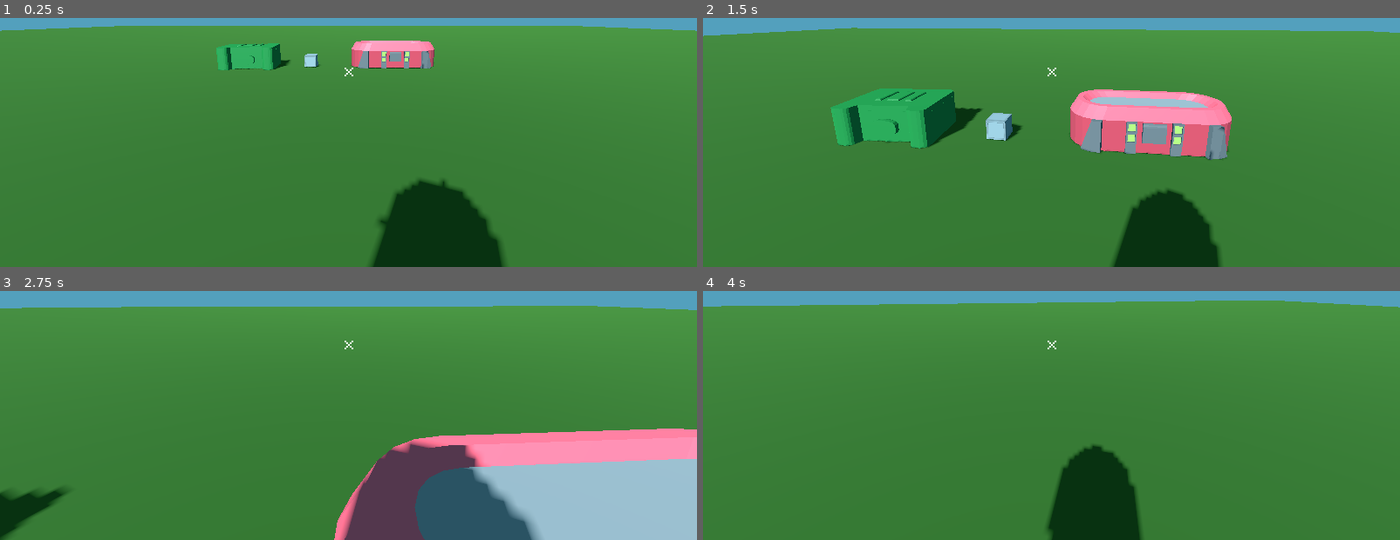
Above: before the commit, frames 1-4 (two rows, left to right).
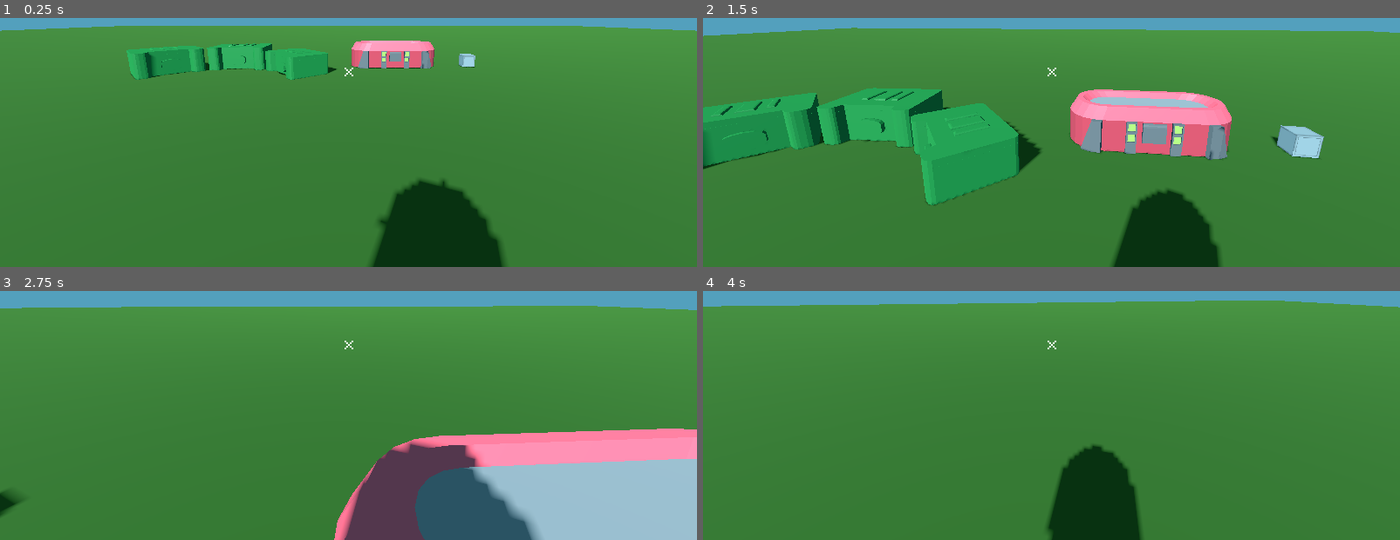
Above: after the commit, the same moments.

Repository: DaanDesloovere/BorderlandsFanGame
Game: Godot game, scene res://DevScene.tscn
Two runs of this game, one before a commit and one after it. Both use one fixed random seed, a clock stepped at 60 frames per second and the inputs below.
Inputs (mouse positions are in pixels of both pictures, inside the frame that each line leads up to):
- Up to frame 1 (0.25 s): no input
- Up to frame 2 (1.5 s): tap Enter at 0.5 s; move the mouse to (1086, 70) at 0.52 s; hold E (Interact) 0.53-1.28 s; hold W (Forwards) from 0.53 s (still down); tap Space (Jump) at 0.77 s; move the mouse to (1016, 72) at 1.27 s; tap E (Interact) at 1.35 s
- Up to frame 3 (2.75 s): keep holding W (Forwards); tap Space (Jump) at 1.52 s; move the mouse to (362, 338) at 2.02 s; hold E (Interact) from 2.03 s (still down)
- Up to frame 4 (4 s): keep holding W (Forwards); tap Space (Jump) at 2.75, 3.02, 3.77 s; move the mouse to (1044, 350) at 2.77 s; release E (Interact) at 2.78 s; tap E (Interact) at 2.85 s; move the mouse to (1100, 348) at 3.52 s; hold E (Interact) from 3.53 s (still down)

The runs differ from the first frame. In frame 1, 2.6% of the frame differs, in the area x 18-69%, y 10-25%; in frame 2, 11%, in the area x 0-90%, y 27-76%; in frame 3, 0.8%; in frame 4, nothing differs.

Commit message:
2-10-2025

Diff:
--- a/GODOT/borderlandsfangame/Assets/UI/FloatingText.tscn
+++ b/GODOT/borderlandsfangame/Assets/UI/FloatingText.tscn
@@ -2,9 +2,22 @@
 
 [ext_resource type="Script" path="res://Scripts/FloatingText.gd" id="1_wpo3e"]
 
-[node name="Labels" type="Label"]
-offset_left = 1006.0
-offset_top = 429.0
-offset_right = 1133.0
-offset_bottom = 479.0
+[node name="ColorRect" type="ColorRect"]
+offset_right = 200.0
+offset_bottom = 40.0
+color = Color(0.385493, 0.385492, 0.385492, 1)
 script = ExtResource("1_wpo3e")
+
+[node name="Labels" type="Label" parent="."]
+offset_top = 8.0
+offset_right = 1.0
+offset_bottom = 31.0
+
+[node name="ColorRect" type="ColorRect" parent="."]
+z_index = -1
+layout_mode = 0
+offset_left = -3.0
+offset_top = -3.0
+offset_right = 203.0
+offset_bottom = 43.0
+color = Color(0.0885599, 0.0885599, 0.0885599, 1)
--- a/GODOT/borderlandsfangame/DevScene.tscn
+++ b/GODOT/borderlandsfangame/DevScene.tscn
@@ -72,13 +72,13 @@
 offset_bottom = 40.0
 
 [node name="DahlAmmobox" parent="." instance=ExtResource("3_67gt3")]
-transform = Transform3D(0.0496865, 0, -0.998765, 0, 1, 0, 0.998765, 0, 0.0496865, -3.78549, 0.349862, -3.65349)
+transform = Transform3D(0.0496865, 0, -0.998765, 0, 1, 0, 0.998765, 0, 0.0496865, -4.10597, 0.349862, -3.65349)
 
 [node name="RedChest" parent="." instance=ExtResource("3_tco2t")]
 transform = Transform3D(0.653995, 0, 0, 0, 0.653995, 0, 0, 0, 0.653995, 0.766881, 0.661834, -3.93414)
 
 [node name="AmmoSafe" parent="." instance=ExtResource("4_6vlxm")]
-transform = Transform3D(-0.0546365, 0, -0.998506, 0, 1, 0, 0.998506, 0, -0.0546365, -1.45401, 0.230397, -3.69933)
+transform = Transform3D(-0.0546365, 0, -0.998506, 0, 1, 0, 0.998506, 0, -0.0546365, 4.63007, 0.230397, -3.69933)
 
 [node name="WorldEnvironment" type="WorldEnvironment" parent="."]
 environment = SubResource("Environment_3gbkl")
@@ -87,3 +87,9 @@
 script = ExtResource("9_7l8dq")
 BodyParts = [ExtResource("10_igiwq")]
 BarrelParts = [ExtResource("11_myr8o")]
+
+[node name="DahlAmmobox2" parent="." instance=ExtResource("3_67gt3")]
+transform = Transform3D(0.708906, 0, -0.705303, 0, 1, 0, 0.705303, 0, 0.708906, -6.33343, 0.338678, -2.66275)
+
+[node name="DahlAmmobox3" parent="." instance=ExtResource("3_67gt3")]
+transform = Transform3D(-0.770969, 0, -0.636872, 0, 1, 0, 0.636872, 0, -0.770969, -1.84174, 0.234032, -2.67487)
--- a/GODOT/borderlandsfangame/Scripts/Ammo.gd
+++ b/GODOT/borderlandsfangame/Scripts/Ammo.gd
@@ -8,7 +8,7 @@
 var Player : Node3D
 
 func _on_body_entered(body: Node3D) -> void:
-	if body.is_in_group("Player") and not PickedUp:
+	if body.is_in_group("Player") and not PickedUp and body.AmmoArray[type] < body.MaxAmmoArray[type]:
 		PickedUp = true
 		Player = body
 		await get_tree().create_timer(1.5).timeout
--- a/GODOT/borderlandsfangame/Scripts/Constants.gd
+++ b/GODOT/borderlandsfangame/Scripts/Constants.gd
@@ -1,6 +1,21 @@
 class_name Constants extends Node
 
 enum AmmoType {
+	AssaultRifle=0,
+	SubMachineGun=1,
+	ShotGun=2,
+	SniperRifle=3,
+	Launcher=4,
+	Pistol=5
+}
+
+enum HudPickupType {
+	Gun=0,
+	Money=1,
+	Ammo=2
+}
+
+enum GunType {
 	AssaultRifle=0,
 	SubMachineGun=1,
 	ShotGun=2,
--- a/GODOT/borderlandsfangame/Scripts/FloatingText.gd
+++ b/GODOT/borderlandsfangame/Scripts/FloatingText.gd
@@ -1,9 +1,12 @@
-extends Label
+extends ColorRect
 
 @export var float_time : float = 1.0
 
 func _ready() -> void:
-	modulate.a = 1.0
+	var endPosition = self.global_position - Vector2(280,0)
 	var tween = create_tween()
+	tween.tween_property(self, "global_position", endPosition, 0.3).set_trans(Tween.TRANS_SINE).set_ease(Tween.EASE_IN)
+	tween.tween_property(self, "modulate:a", 1.0, float_time*3)
 	tween.tween_property(self, "modulate:a", 0.0, float_time)
-	tween.finished.connect(queue_free)
+	await tween.finished
+	queue_free()
--- a/GODOT/borderlandsfangame/Scripts/HUD.gd
+++ b/GODOT/borderlandsfangame/Scripts/HUD.gd
@@ -1,10 +1,66 @@
 extends CanvasLayer
 
 @onready var floating_numbers = $FloatingNumbers
+var HudQueue : Array = []
+var CurrentlyProcessing: int = 0
+var boolTopSpot : bool = false
+var boolMiddleSpot : bool = false
+var boolBottomSpot : bool = false
 
-func SpawnMoneyUpdate(amount: int, world_pos: Vector3, camera: Camera3D) -> void:
+func SpawnMoneyUpdate(amount: String, camera: Camera3D) -> void:
 	var floating_scene = preload("res://Assets/UI/FloatingText.tscn")
 	var text = floating_scene.instantiate()
-	text.text = "+$%d" % amount
-	# project world position to screen
+	# make it appear in the bottom right hand corner
+	text.global_position = camera.get_viewport().size - Vector2i(-60,150)
+	text.get_child(0).text = "$" + amount
 	floating_numbers.add_child(text)
+	await get_tree().create_timer(3).timeout
+	#set it as no longer processing
+	CurrentlyProcessing -= 1
+
+func SpawnAmmoUpdate(amount: String, camera: Camera3D) -> void:
+	var floating_scene = preload("res://Assets/UI/FloatingText.tscn")
+	var text = floating_scene.instantiate()
+
+	# make it appear in the bottom right hand corner
+	var yModifier: int = 0
+	if (!boolTopSpot):
+		yModifier = 1
+		boolTopSpot = true
+	elif (!boolMiddleSpot):
+		yModifier = 2
+		boolMiddleSpot = true
+	elif (!boolBottomSpot):
+		yModifier = 3
+		boolBottomSpot = true
+
+	var yPosition: int = 100 + 50*yModifier
+	text.global_position = camera.get_viewport().size - Vector2i(-60,yPosition)
+	text.get_child(0).text = amount + " ammo"
+	floating_numbers.add_child(text)
+	await get_tree().create_timer(4.5).timeout
+
+	if (yModifier == 1):
+		boolTopSpot = false
+	elif (yModifier == 2):
+		boolMiddleSpot = false
+	elif (yModifier == 3):
+		boolMiddleSpot = false
+	#set it as no longer processing
+	CurrentlyProcessing -= 1
+
+func AddToQueue(type: Constants.HudPickupType, value: String):
+	HudQueue.append({type : value})
+
+func ProcessQueue(camera: Camera3D):
+	if (CurrentlyProcessing < 3):
+		if (HudQueue.size() == 0):
+			pass
+		elif (HudQueue[0].keys()[0] == Constants.HudPickupType.Money):
+			CurrentlyProcessing += 1
+			SpawnMoneyUpdate(HudQueue[0].values()[0], camera)
+			HudQueue.remove_at(0)
+		elif (HudQueue[0].keys()[0] == Constants.HudPickupType.Ammo):
+			CurrentlyProcessing += 1
+			SpawnAmmoUpdate(HudQueue[0].values()[0], camera)
+			HudQueue.remove_at(0)
--- a/GODOT/borderlandsfangame/Scripts/Money.gd
+++ b/GODOT/borderlandsfangame/Scripts/Money.gd
@@ -20,5 +20,5 @@
 
 func _finish_pickup():
 	if Player:
-		Player.PickupMoney(amount, global_transform.origin)
+		Player.PickupMoney(amount)
 	Money.queue_free()
--- a/GODOT/borderlandsfangame/Scripts/Player.gd
+++ b/GODOT/borderlandsfangame/Scripts/Player.gd
@@ -10,13 +10,23 @@
 var IsMouseCaptured: bool = false
 var mouse_sensitivity : float = 0.002
 var AmmoArray = {
-		Constants.AmmoType.AssaultRifle : 0,
-		Constants.AmmoType.SniperRifle : 0,
-		Constants.AmmoType.Launcher : 0,
-		Constants.AmmoType.Pistol : 0,
-		Constants.AmmoType.ShotGun : 0,
-		Constants.AmmoType.SubMachineGun : 0
+	Constants.AmmoType.AssaultRifle : 0,
+	Constants.AmmoType.SniperRifle : 0,
+	Constants.AmmoType.Launcher : 0,
+	Constants.AmmoType.Pistol : 0,
+	Constants.AmmoType.ShotGun : 0,
+	Constants.AmmoType.SubMachineGun : 0
 }
+
+var MaxAmmoArray = {
+	Constants.AmmoType.AssaultRifle : 6,
+	Constants.AmmoType.SniperRifle : 6,
+	Constants.AmmoType.Launcher : 6,
+	Constants.AmmoType.Pistol : 6,
+	Constants.AmmoType.ShotGun : 6,
+	Constants.AmmoType.SubMachineGun : 6
+}
+
 var MoneyAmount : int = 0
 
 func _ready() -> void:
@@ -44,6 +54,8 @@
 		ReloadScene()
 
 func _physics_process(delta: float) -> void:
+	hud.ProcessQueue($Camera)
+
 	# Add the gravity.
 	if not is_on_floor():
 		velocity += get_gravity() * delta
@@ -84,10 +96,11 @@
 
 func PickupAmmo(type: Constants.AmmoType, amount: int) -> void:
 	AmmoArray[type] += amount
+	hud.AddToQueue(Constants.HudPickupType.Ammo, str(amount))
 
-func PickupMoney(amount: int, pickup_pos: Vector3) -> void:
+func PickupMoney(amount: int) -> void:
 	MoneyAmount += amount
-	hud.SpawnMoneyUpdate(amount, pickup_pos, $Camera)
+	hud.AddToQueue(Constants.HudPickupType.Money, str(amount))
 
 
 func GenerateGun() -> void:
Not shown, changed: Blender/Game.blend
Not shown, changed: Blender/Game.blend1
